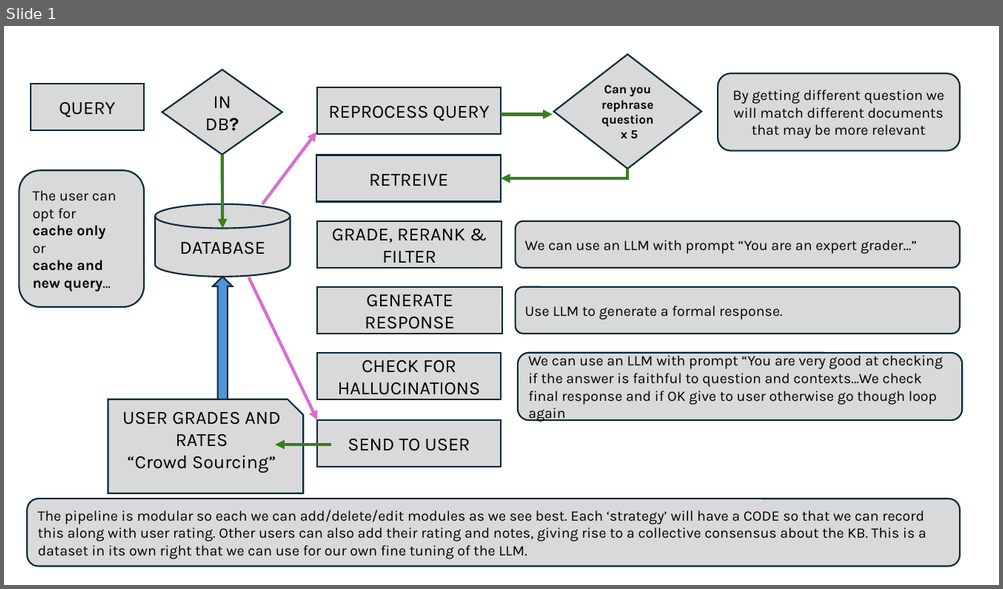
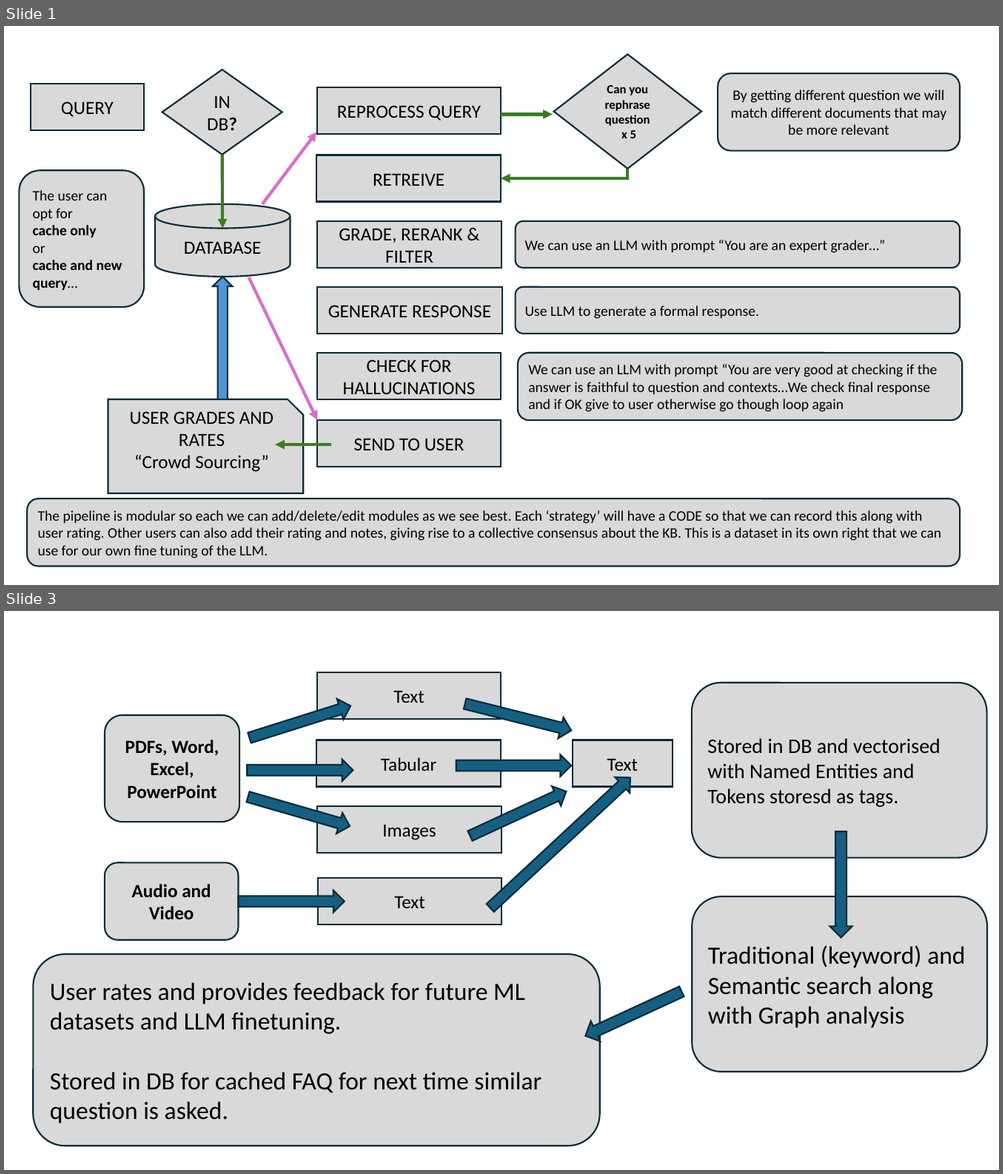
Before and after one commit to Python-Test-Engineer/AI-KB-BOOK, a slide deck: docs/images/rag.pptx. Shown one above the other, each under a label of ours: slide 1 before the commit, slides 1 and 3 after it; the slides between them are not shown. The pictures are 1003x589 and 1003x1174 pixels, drawn with LibreOffice and Linux fonts; fonts in the diff are those of the drawing. Boxes give left, top, right and bottom in pixels: in the first picture for what was removed or moved away, otherwise in the second. Text is boxed around its words. In the diff, an @@ line names an element or a change of style, - is before the commit and + after.

Commit message:
add images

```diff
--- a/docs/images/rag.pptx
+++ b/docs/images/rag.pptx
@@ slide 3 added at (x1=4, y1=611, x2=999, y2=1170), background #FFFFFF @@
@@ rectangle added at (x1=317, y1=673, x2=501, y2=719), fill #D9D9D9, outline #092A39 1.5 pt, 18 pt, text #000000 @@
+Text
@@ right arrow added at (x1=247, y1=695, x2=354, y2=748), fill #156082, outline #092A39 1.5 pt @@
@@ right arrow added at (x1=463, y1=693, x2=575, y2=741), fill #156082, outline #092A39 1.5 pt @@
@@ rounded rectangle added at (x1=691, y1=683, x2=987, y2=858), fill #D9D9D9, outline #092A39 1.5 pt, 20 pt, text #000000 @@
+Stored in DB and vectorised with Named Entities and Tokens storesd as tags.
@@ rounded rectangle added at (x1=105, y1=715, x2=240, y2=822), fill #D9D9D9, outline #092A39 1.5 pt, 18 pt, text #000000, bold @@
+PDFs, Word, Excel, PowerPoint
@@ rectangle added at (x1=316, y1=740, x2=501, y2=786), fill #D9D9D9, outline #092A39 1.5 pt, 18 pt, text #000000 @@
+Tabular
@@ rectangle added at (x1=572, y1=740, x2=672, y2=786), fill #D9D9D9, outline #092A39 1.5 pt, 18 pt, text #000000 @@
+Text
@@ right arrow added at (x1=247, y1=760, x2=353, y2=781), fill #156082, outline #092A39 1.5 pt @@
@@ right arrow added at (x1=456, y1=755, x2=571, y2=777), fill #156082, outline #092A39 1.5 pt @@
@@ right arrow added at (x1=244, y1=787, x2=353, y2=837), fill #156082, outline #092A39 1.5 pt @@
@@ right arrow added at (x1=466, y1=781, x2=571, y2=846), fill #156082, outline #092A39 1.5 pt @@
@@ right arrow added at (x1=483, y1=770, x2=637, y2=916), fill #156082, outline #092A39 1.5 pt @@
@@ rectangle added at (x1=317, y1=806, x2=502, y2=853), fill #D9D9D9, outline #092A39 1.5 pt, 18 pt, text #000000 @@
+Images
@@ right arrow added at (x1=830, y1=832, x2=852, y2=938), fill #156082, outline #092A39 1.5 pt @@
@@ rounded rectangle added at (x1=105, y1=863, x2=239, y2=941), fill #D9D9D9, outline #092A39 1.5 pt, 18 pt, text #000000, bold @@
+Audio and Video
@@ right arrow added at (x1=239, y1=891, x2=344, y2=912), fill #156082, outline #092A39 1.5 pt @@
@@ rectangle added at (x1=318, y1=878, x2=502, y2=924), fill #D9D9D9, outline #092A39 1.5 pt, 18 pt, text #000000 @@
+Text
@@ rounded rectangle added at (x1=692, y1=897, x2=987, y2=1072), fill #D9D9D9, outline #092A39 1.5 pt, 24 pt, text #000000 @@
+Traditional (keyword) and Semantic search along with Graph analysis
@@ rounded rectangle added at (x1=33, y1=954, x2=600, y2=1146), fill #D9D9D9, outline #092A39 1.5 pt, 24 pt, text #000000 @@
+User rates and provides feedback for future ML datasets and LLM finetuning.
+Stored in DB for cached FAQ for next time similar question is asked.
@@ right arrow added at (x1=581, y1=982, x2=686, y2=1046), fill #156082, outline #092A39 1.5 pt @@
@@ slide 1 changed as well @@
@@ font Karla to Calibri in 17 elements at (x1=30, y1=84, x2=144, y2=130), (x1=162, y1=69, x2=282, y2=154), (x1=317, y1=221, x2=502, y2=268), (x1=317, y1=88, x2=501, y2=134), (x1=316, y1=155, x2=501, y2=201), (x1=317, y1=353, x2=501, y2=399), (x1=317, y1=287, x2=503, y2=333), (x1=317, y1=420, x2=501, y2=467), (x1=155, y1=204, x2=290, y2=277), (x1=554, y1=54, x2=702, y2=169), (x1=718, y1=74, x2=960, y2=151), (x1=515, y1=221, x2=960, y2=268), (x1=518, y1=353, x2=962, y2=420), (x1=108, y1=400, x2=303, y2=494), (x1=19, y1=171, x2=144, y2=307), (x1=27, y1=499, x2=960, y2=567), (x1=515, y1=287, x2=960, y2=333) @@
```
Also in this commit, not shown: 1 other slide added, 13 other files.
